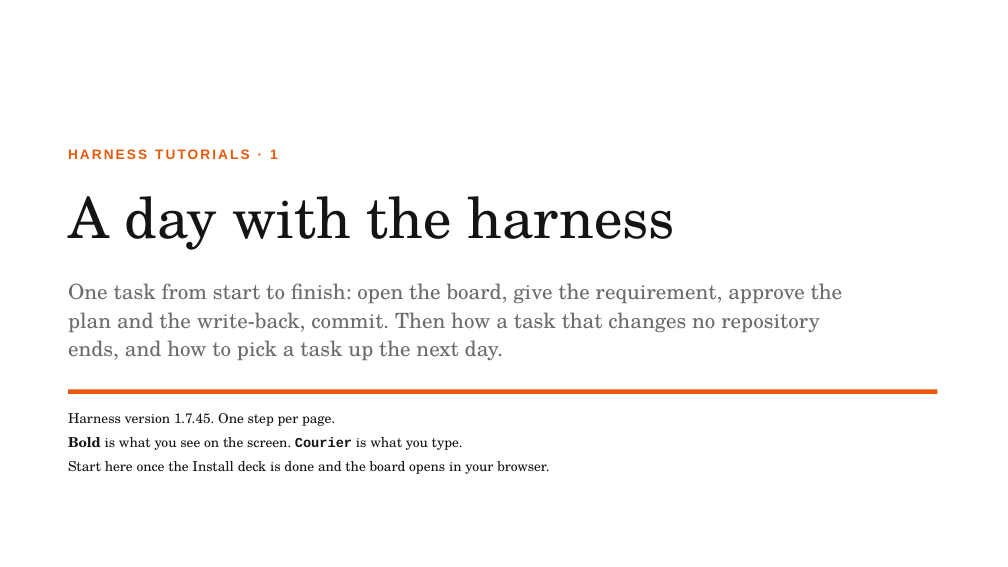
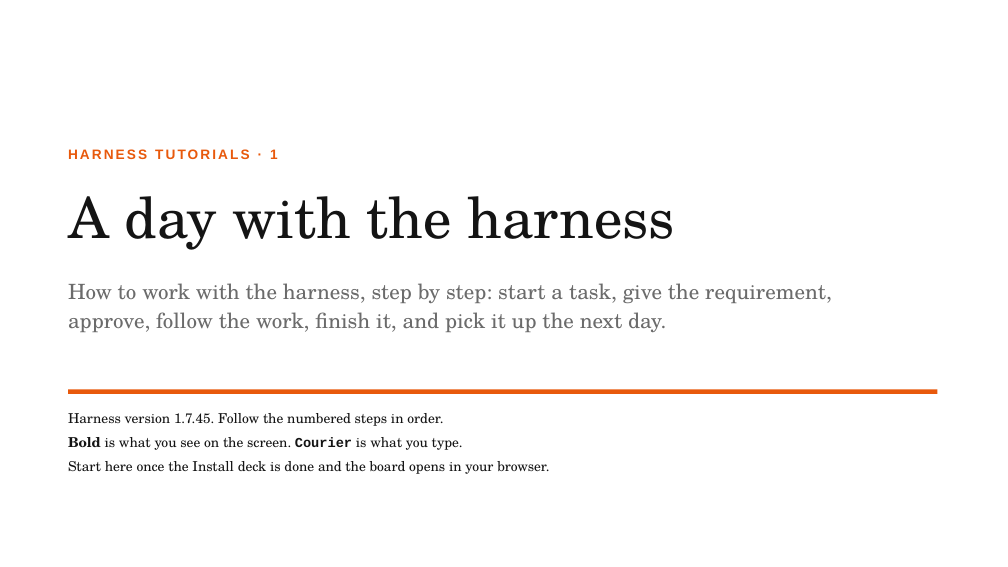
Before and after one commit to Smars-Bin-Hu/ai-exploration, a slide deck: slide 1 of source/tutorials/1_day.pptx. Drawn at 1008x567 pixels with LibreOffice and Linux fonts; fonts in the diff are those of the drawing. Boxes give left, top, right and bottom in pixels: in the first picture for what was removed or moved away, otherwise in the second. Text is boxed around its words. In the diff, an @@ line names an element or a change of style, - is before the commit and + after.

```diff
--- a/source/tutorials/1_day.pptx
+++ b/source/tutorials/1_day.pptx
@@ text at (68,283,832,332): text changed @@
-One task from start to finish: open the board, give the requirement, approve the plan and the write-back, commit. Then how a task that changes no repository ends, and how to pick a task up the next day.
+How to work with the harness, step by step: start a task, give the requirement, approve, follow the work, finish it, and pick it up the next day.
@@ text at (68,413,443,426): text changed @@
-Harness version 1.7.45. One step per page.
+Harness version 1.7.45. Follow the numbered steps in order.
```
Also in this commit, not shown: 12 other slides changed, 5 slides added, 2 slides removed, 28 other files.
